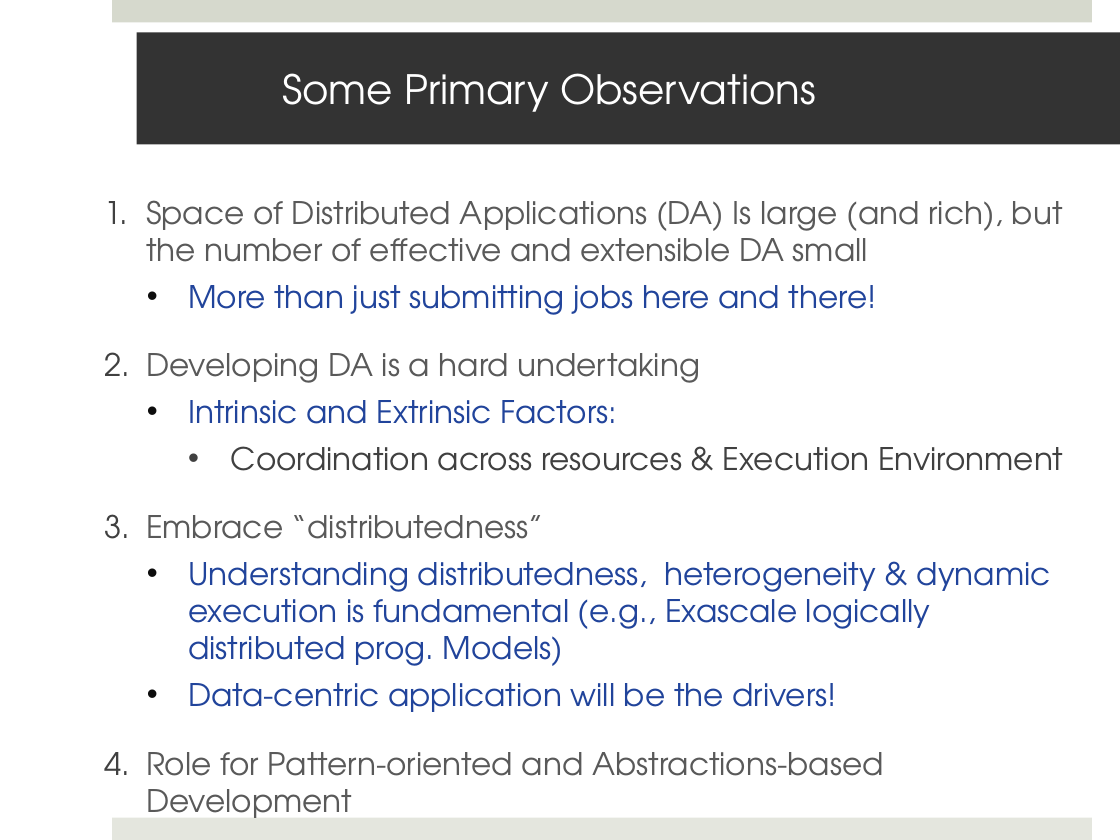
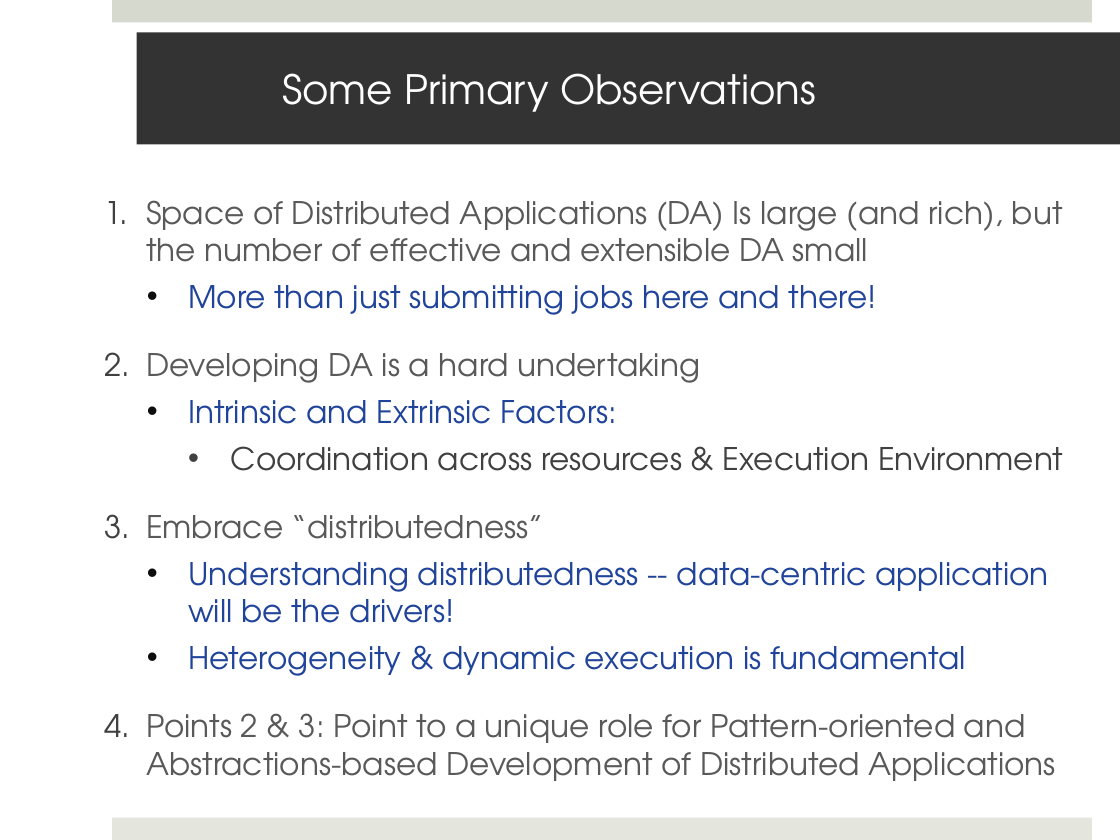
Before and after one commit to saga-project/saga-cpp-legacy-projects, a slide deck: slide 3 of papers/cloudcom10/presentation/saga-azure-cloudcom10.pptx. Drawn at 1120x840 pixels with LibreOffice and Linux fonts; fonts in the diff are those of the drawing. Boxes give left, top, right and bottom in pixels: in the first picture for what was removed or moved away, otherwise in the second. Text is boxed around its words. In the diff, an @@ line names an element or a change of style, - is before the commit and + after.

```diff
--- a/papers/cloudcom10/presentation/saga-azure-cloudcom10.pptx
+++ b/papers/cloudcom10/presentation/saga-azure-cloudcom10.pptx
@@ text at <box>146,562,1056,781</box>: text changed @@
-  • Understanding distributedness, heterogeneity & dynamic execution is fundamental (e.g., Exascale logically distributed prog. Models)
-  • Data-centric application will be the drivers!
-4. Role for Pattern-oriented and Abstractions-based Development
+  • Understanding distributedness -- data-centric application will be the drivers!
+  • Heterogeneity & dynamic execution is fundamental
+4. Points 2 & 3: Point to a unique role for Pattern-oriented and Abstractions-based Development of Distributed Applications
```
Also in this commit, not shown: 3 other slides changed, 1 slide added.
